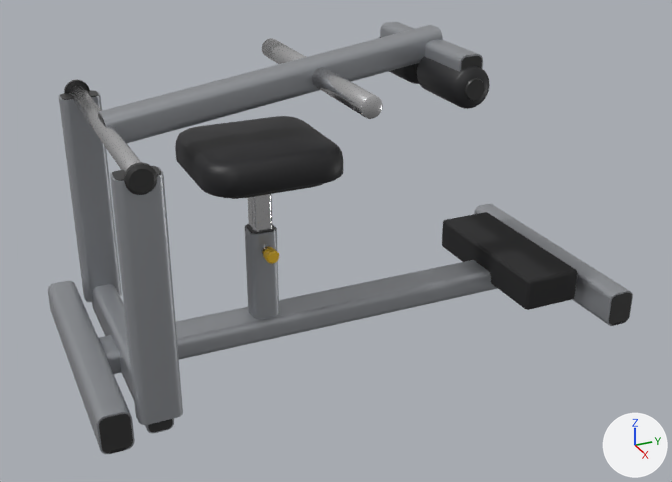
One commit to the Blender file echipamente/blend/plate_calf_seated.blend: the scene before it, then after it.
Before and after are seen from a camera (50 mm lens) standing at (1.985, -0.841, 1.223) and looking at (0.049, 0.031, 0.255). Every picture has the same lights, and +X, +Y and +Z are marked at lower right. The older version comes first.

The first picture shows 'plate_calf_seated__lever__plastic', 'plate_calf_seated__lever__powder', 'plate_calf_seated__lever__steel', 'plate_calf_seated__lever__vinyl', 'plate_calf_seated__plastic', 'plate_calf_seated__powder', 'plate_calf_seated__rubber', 'plate_calf_seated__steel', 'plate_calf_seated__vinyl' and 1 more.
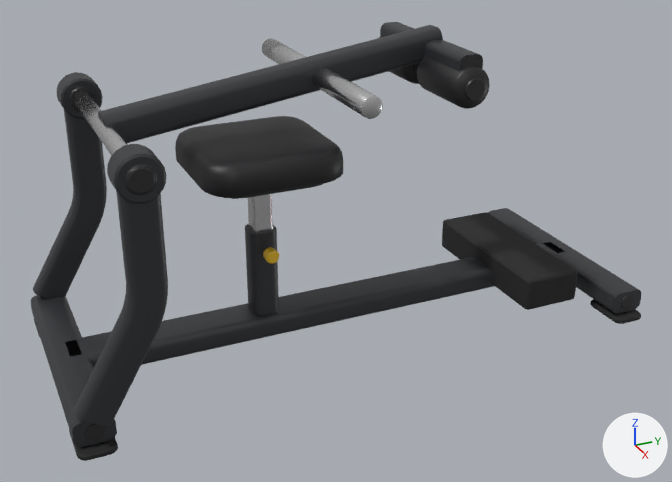
Edits to the bpy script that builds the scene:
```text
Change mat_powder:
    mat_powder.base_color: (0.36, 0.375, 0.4) -> (0.04, 0.042, 0.047)  # grey #a2a5aa -> dark grey #383a3d
Change me_plate_calf_seated__plastic:
    remove me_plate_calf_seated__plastic.from_pydata(...)  # 640 vertices, 370 faces; spans x -0.332..0.332, y -0.633..0.753, z 0.004..0.602
    add me_plate_calf_seated__plastic.from_pydata(...)  # 496 vertices, 302 faces; spans x -0.34..0.34, y -0.662..0.782, z 0.028..0.631
    me_plate_calf_seated__plastic part 1: a new loose piece, a 12-sided cut cone along x (radius 0.0216 at the low end, 0.0204 at the high end) spanning x 0.309..0.312, y -0.6616..-0.6184, z 0.0284..0.0716, in mat_plastic (black #29292b)
    me_plate_calf_seated__plastic part 2: a new loose piece, a 12-sided cut cone along x (radius 0.0216 at the low end, 0.0204 at the high end) spanning x 0.309..0.312, y 0.7384..0.7816, z 0.0284..0.0716, in mat_plastic (black #29292b)
    me_plate_calf_seated__plastic part 3: a new loose piece, a 16-sided cut cone along x (radius 0.031 at the low end, 0.0275 at the high end) spanning x 0.334..0.34, y -0.531..-0.469, z 0.569..0.631, in mat_plastic (black #29292b)
    me_plate_calf_seated__plastic part 4: a new loose piece, a 16-sided cut cone along x (radius 0.031 at the low end, 0.0275 at the high end) spanning x -0.266..-0.26, y -0.531..-0.469, z 0.569..0.631, in mat_plastic (black #29292b)
    me_plate_calf_seated__plastic part 5: 14 loose pieces with 560 vertices, spanning x -0.332..0.332, y -0.633..0.753, z 0.004..0.602, are deleted
    other edits to the shape of me_plate_calf_seated__plastic do not show in these pictures
Change me_plate_calf_seated__powder:
    remove me_plate_calf_seated__powder.from_pydata(...)  # 280 vertices, 154 faces; spans x -0.331..0.331, y -0.637..0.757, z 0.0..0.6
    add me_plate_calf_seated__powder.from_pydata(...)  # 760 vertices, 616 faces; spans x -0.335..0.335, y -0.685..0.805, z 0.02..0.65
    me_plate_calf_seated__powder part 6: the loose piece of 40 vertices spanning x -0.331..-0.27, y -0.548..-0.452, z 0.05..0.6 is rebuilt with 220 vertices and now spans x -0.325..-0.275, y -0.675..-0.46, z 0.06..0.6
    me_plate_calf_seated__powder part 7: the loose piece of 40 vertices spanning x -0.053..0.053, y -0.6..0.72, z 0.01..0.071 is rebuilt with 40 vertices and now spans x -0.055..0.055, y -0.64..0.76, z 0.02..0.08
    me_plate_calf_seated__powder part 8: the loose piece of 40 vertices spanning x 0.27..0.331, y -0.548..-0.452, z 0.05..0.6 is rebuilt with 220 vertices and now spans x 0.275..0.325, y -0.675..-0.46, z 0.06..0.6
    me_plate_calf_seated__powder part 9: the loose piece of 40 vertices spanning x -0.33..0.33, y -0.637..-0.563, z 0.0..0.096 is rebuilt with 40 vertices and now spans x -0.31..0.31, y -0.685..-0.595, z 0.02..0.08
    me_plate_calf_seated__powder part 10: the loose piece of 40 vertices spanning x -0.33..0.33, y 0.683..0.757, z 0.0..0.096 is rebuilt with 40 vertices and now spans x -0.31..0.31, y 0.715..0.805, z 0.02..0.08
    me_plate_calf_seated__powder part 11: a new loose piece of 80 vertices spanning x 0.265..0.335, y -0.55..-0.45, z 0.55..0.65, in mat_powder (dark grey #383a3d)
    me_plate_calf_seated__powder part 12: a new loose piece of 80 vertices spanning x -0.335..-0.265, y -0.55..-0.45, z 0.55..0.65, in mat_powder (dark grey #383a3d)
    me_plate_calf_seated__powder part 13: the loose piece of 40 vertices spanning x -0.3..0.3, y -0.53..-0.47, z 0.002..0.094 is deleted
    me_plate_calf_seated__powder part 14: 36 vertices removed from x -0.035..0.035, y -0.185..-0.115, z 0.05..0.304; 36 vertices added at x -0.035..0.035, y -0.185..-0.115, z 0.07..0.304
Change me_plate_calf_seated__rubber:
    remove me_plate_calf_seated__rubber.from_pydata(...)  # 376 vertices, 356 faces; spans x -0.332..0.332, y -0.625..0.745, z 0.0..0.125
    add me_plate_calf_seated__rubber.from_pydata(...)  # 376 vertices, 356 faces; spans x -0.335..0.335, y -0.683..0.803, z 0.0..0.125
    me_plate_calf_seated__rubber part 15: 80 of 376 vertices moved; they spanned x -0.332..-0.248, y 0.695..0.745, z 0.0..0.012 and now span x 0.205..0.335, y 0.717..0.803, z 0.0..0.014; mean shift (0.56, 0.04, 0.001); largest move (-0.248, 0.733, 0.009) -> (0.335, 0.783, 0.011)
    me_plate_calf_seated__rubber part 16: 80 of 376 vertices moved; they spanned x 0.248..0.332, y -0.625..-0.575, z 0.0..0.012 and now span x -0.335..-0.205, y -0.683..-0.598, z 0.0..0.014; mean shift (-0.56, -0.04, 0.001); largest move (0.248, -0.613, 0.009) -> (-0.335, -0.663, 0.011)
    me_plate_calf_seated__rubber part 17: 80 of 376 vertices moved; they spanned x -0.332..-0.248, y -0.625..-0.575, z 0.0..0.012 and now span x 0.205..0.335, y -0.683..-0.598, z 0.0..0.014; mean shift (0.56, -0.04, 0.001); largest move (-0.248, -0.613, 0.009) -> (0.335, -0.663, 0.011)
    other edits to the shape of me_plate_calf_seated__rubber do not show in these pictures
```

Pixel boxes [x1, y1, x2, y2] of what changed, in the pictures (672 x 482 px; the box of a moved part takes in the faces that stretch with it):
'plate_calf_seated__powder', recoloured, reshaped
    before: [48, 92, 633, 454]
    after: [31, 72, 641, 447]
'plate_calf_seated__lever__powder', recoloured (grey to dark grey)
    both: [98, 22, 483, 143]
'plate_calf_seated__rubber', reshaped
    before: [110, 212, 624, 454]
    after: [34, 212, 641, 461]
'plate_calf_seated__plastic', reshaped
    before: [60, 90, 632, 453]
    after: [69, 87, 634, 441]
part 1 of me_plate_calf_seated__plastic, added
    after: [84, 424, 105, 441]
part 2 of me_plate_calf_seated__plastic, added
    after: [621, 295, 634, 309]
part 3 of me_plate_calf_seated__plastic, added
    after: [126, 165, 156, 194]
part 4 of me_plate_calf_seated__plastic, added
    after: [69, 87, 95, 111]
part 5 of me_plate_calf_seated__plastic, deleted
    before: [60, 90, 632, 453]
part 6 of me_plate_calf_seated__powder, rebuilt
    before: [59, 92, 122, 302]
    after: [33, 110, 107, 299]
part 7 of me_plate_calf_seated__powder, rebuilt
    before: [98, 260, 498, 374]
    after: [65, 242, 562, 367]
part 8 of me_plate_calf_seated__powder, rebuilt
    before: [110, 166, 183, 425]
    after: [73, 191, 168, 427]
part 9 of me_plate_calf_seated__powder, rebuilt (12% shorter)
    before: [48, 281, 135, 454]
    after: [31, 295, 117, 447]
part 10 of me_plate_calf_seated__powder, rebuilt (13% shorter)
    before: [474, 204, 633, 326]
    after: [488, 208, 641, 314]
part 11 of me_plate_calf_seated__powder, added
    after: [107, 144, 167, 203]
part 12 of me_plate_calf_seated__powder, added
    after: [56, 72, 103, 119]
part 13 of me_plate_calf_seated__powder, deleted
    before: [92, 284, 174, 433]
part 14 of me_plate_calf_seated__powder, moved or reshaped
    before: [245, 224, 279, 319]
    after: [245, 224, 279, 316]
part 15 of me_plate_calf_seated__rubber, moved or reshaped (not visible before)
    after: [590, 299, 641, 324]
part 16 of me_plate_calf_seated__rubber, moved or reshaped (mostly hidden)
    before: [110, 447, 128, 454]
    after: [34, 319, 40, 337]
part 17 of me_plate_calf_seated__rubber, moved or reshaped (not visible before)
    after: [69, 429, 118, 461]
